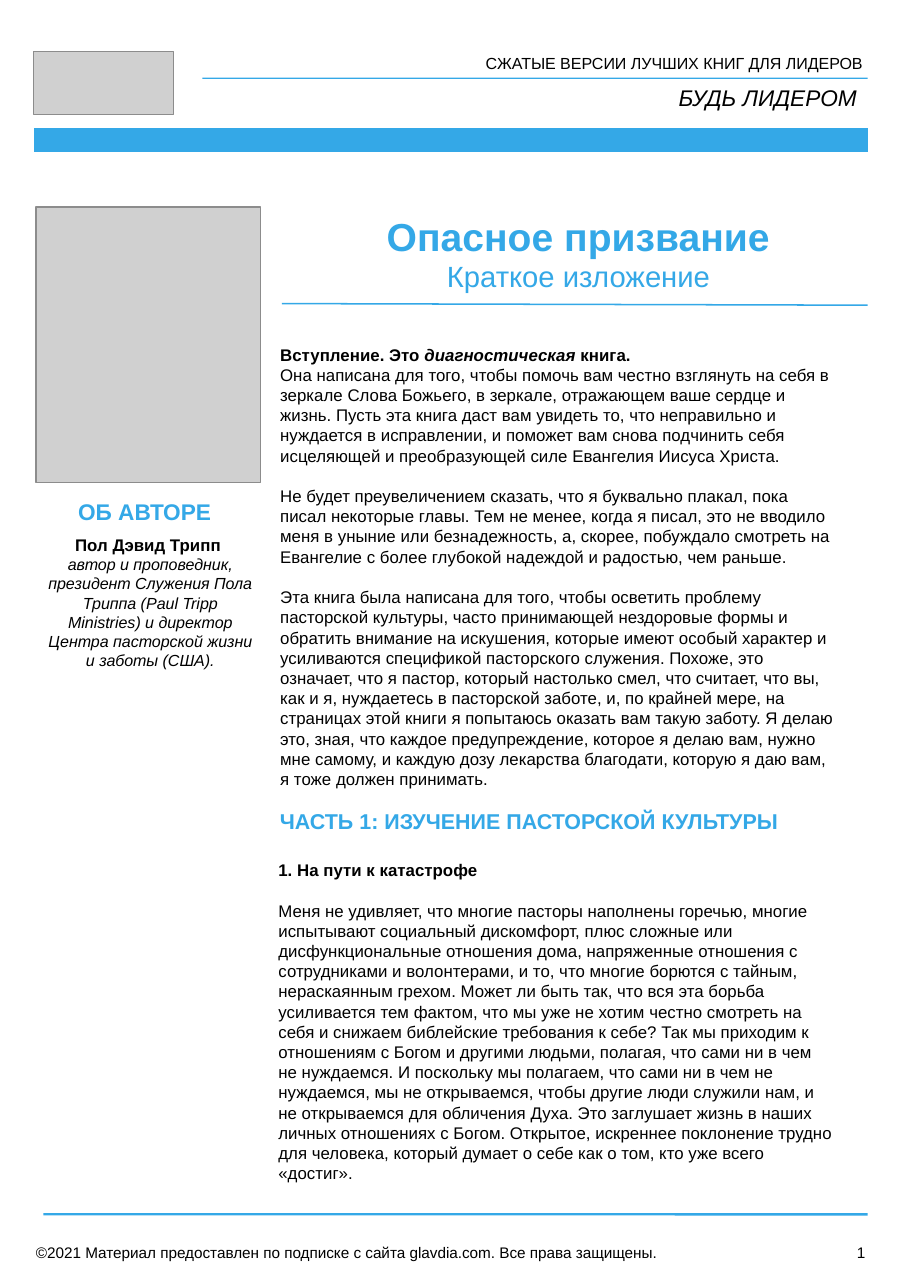
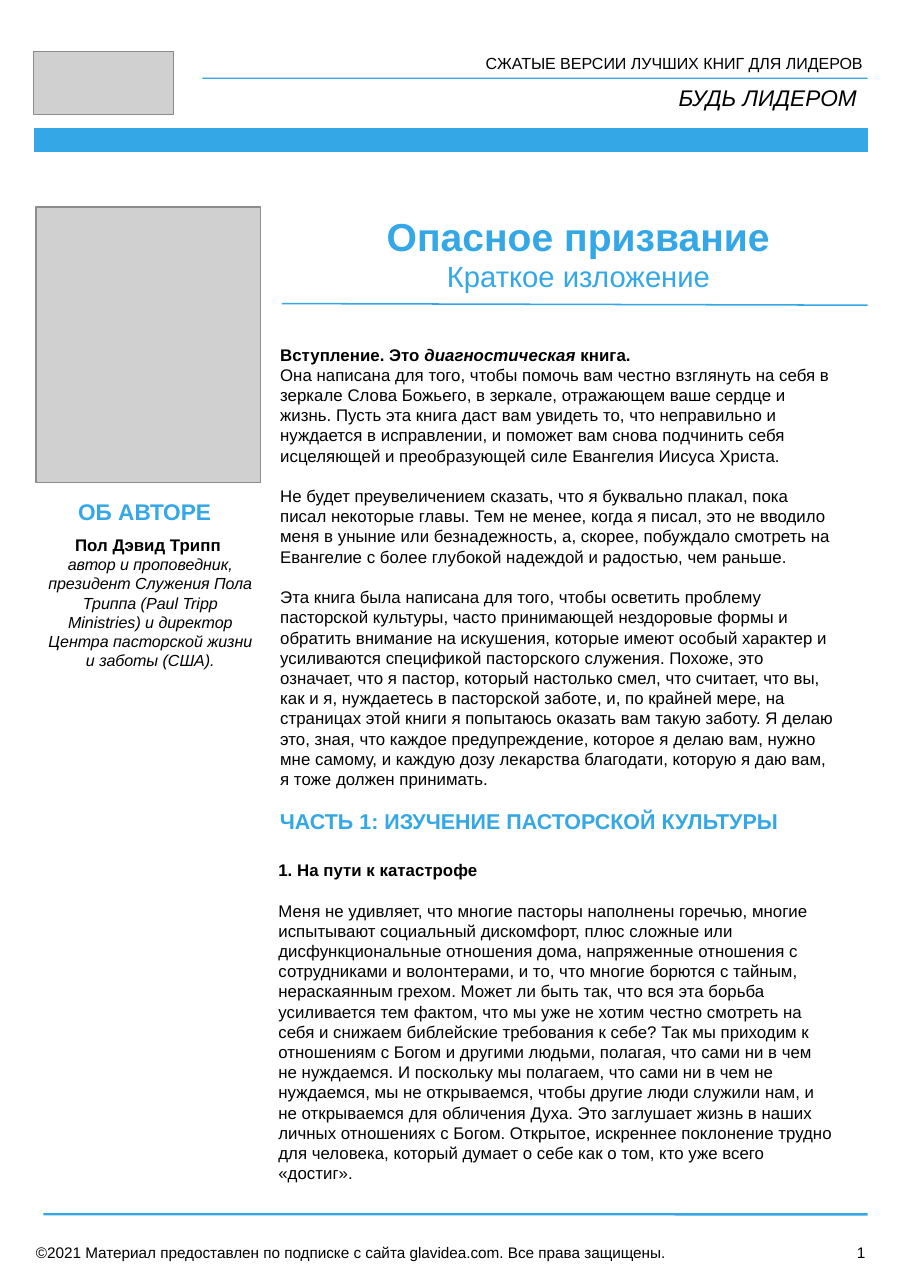
Before and after one commit to suxrobshukurov/glavidea, a slide deck: slide 1 of books/Dangerous_Calling.odp. Drawn at 911x1288 pixels with LibreOffice and Linux fonts; fonts in the diff are those of the drawing; grey boxes stand for pictures. Boxes give left, top, right and bottom in pixels: in the first picture for what was removed or moved away, otherwise in the second. Text is boxed around its words. In the diff, an @@ line names an element or a change of style, - is before the commit and + after.

```diff
--- a/books/Dangerous_Calling.odp
+++ b/books/Dangerous_Calling.odp
@@ text at [36, 1246, 665, 1261]: text changed @@
-©2021 Материал предоставлен по подписке с сайта glavdia.com. Все права защищены.
+©2021 Материал предоставлен по подписке с сайта glavidea.com. Все права защищены.
```
Also in this commit, not shown: 1 other slide changed, 7 slides added, 1 slide removed, 1 other file.
